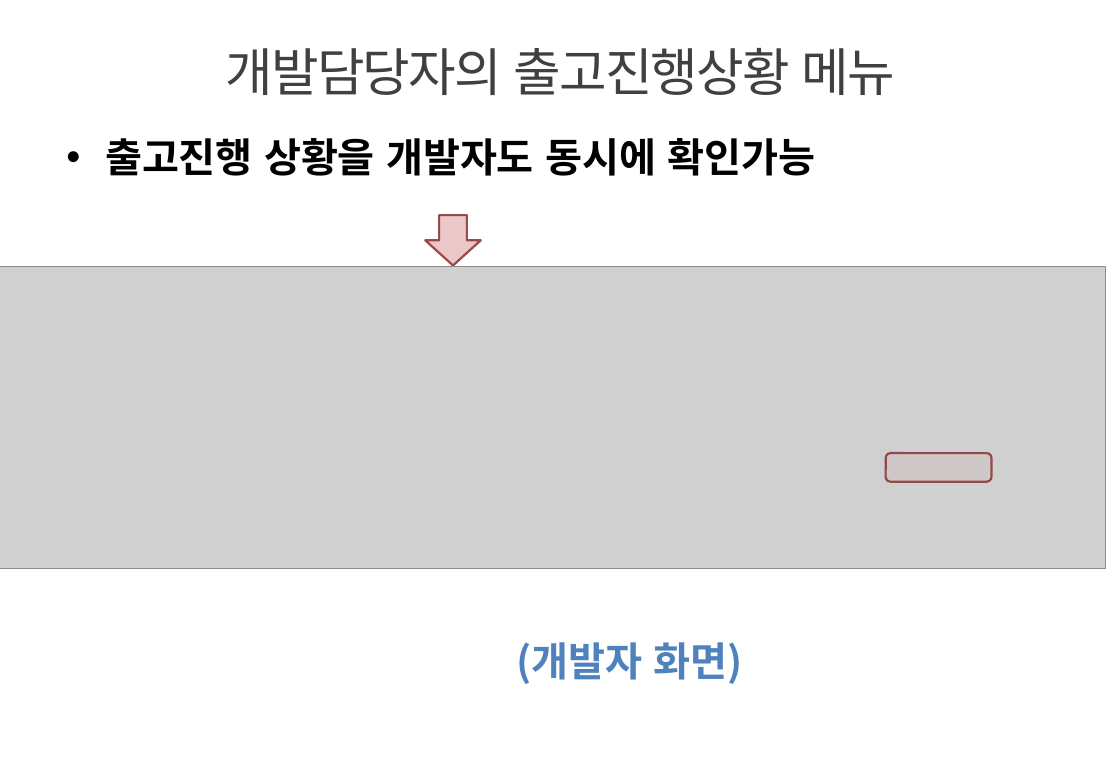
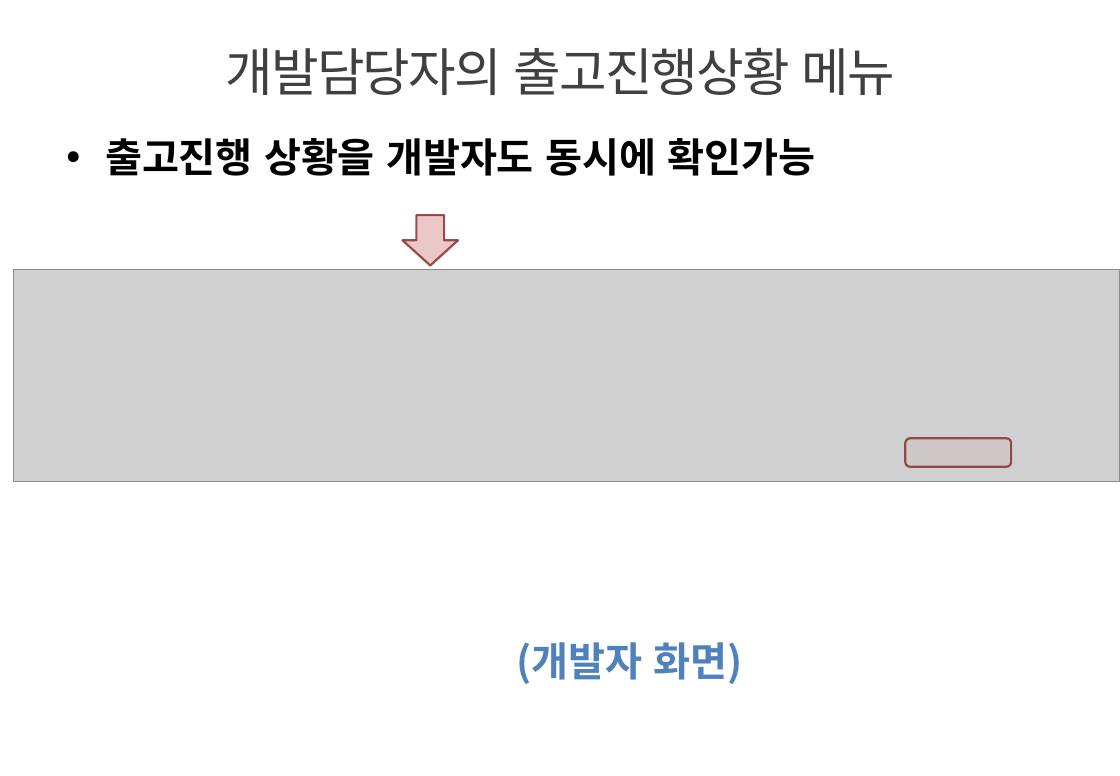
Before and after one commit to jaeyong1/stockmgmt, a slide deck: slide 23 of src/main/webapp/resources/doc/innoparts_user_guide.pptx. Drawn at 1120x776 pixels with LibreOffice and Linux fonts; fonts in the diff are those of the drawing; grey boxes stand for pictures; background and template pictures are left out. Boxes give left, top, right and bottom in pixels: in the first picture for what was removed or moved away, otherwise in the second. Text is boxed around its words. In the diff, an @@ line names an element or a change of style, - is before the commit and + after.

```diff
--- a/src/main/webapp/resources/doc/innoparts_user_guide.pptx
+++ b/src/main/webapp/resources/doc/innoparts_user_guide.pptx
@@ down arrow moved from (x1=425, y1=215, x2=481, y2=266) to (x1=402, y1=215, x2=458, y2=266) @@
@@ picture resized from (x1=0, y1=267, x2=1106, y2=569) to (x1=13, y1=269, x2=1120, y2=481) @@
@@ rounded rectangle moved from (x1=886, y1=453, x2=992, y2=482) to (x1=906, y1=438, x2=1011, y2=467) @@
```
Also in this commit, not shown: 19 other slides changed, 6 slides added, 1 slide removed, 9 other files.
